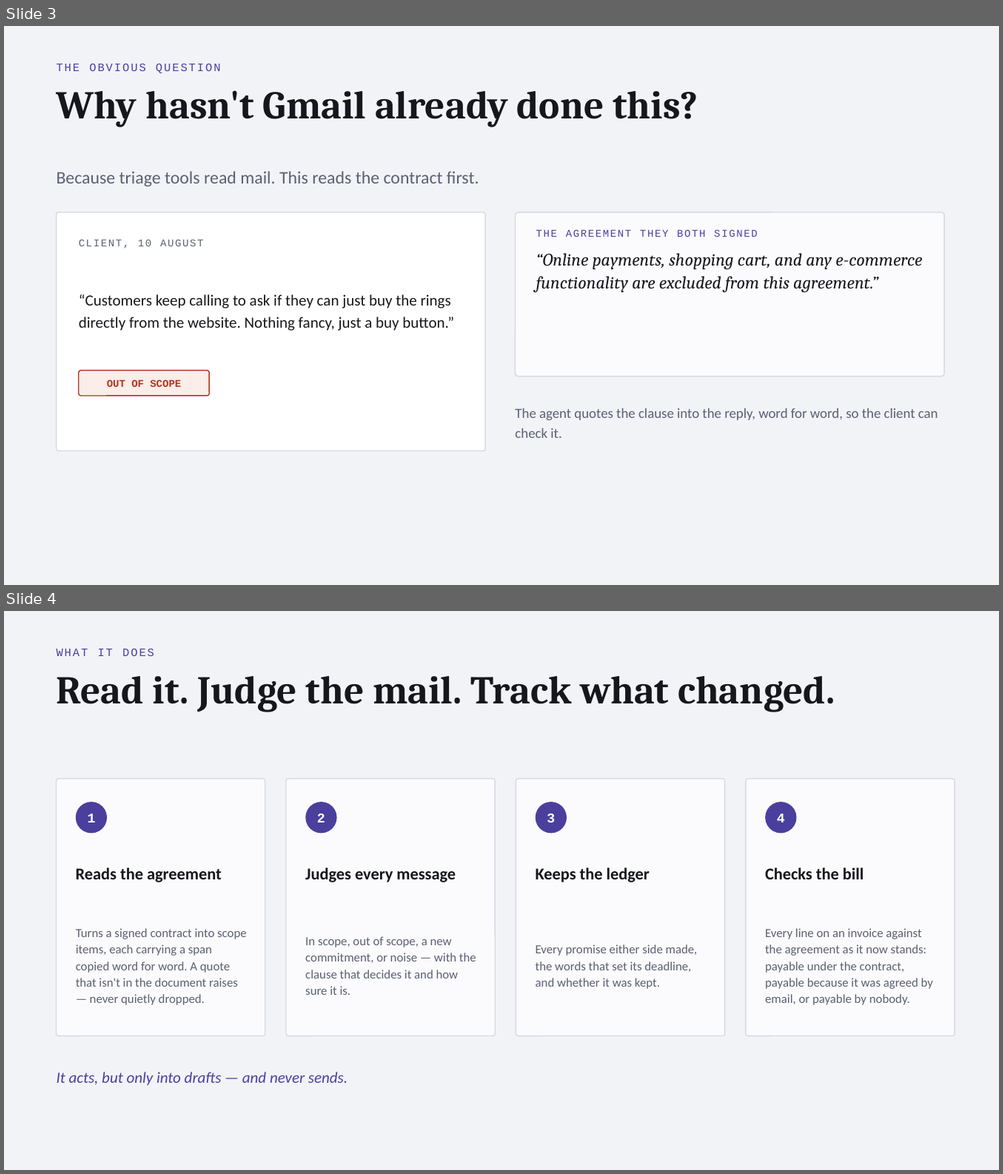
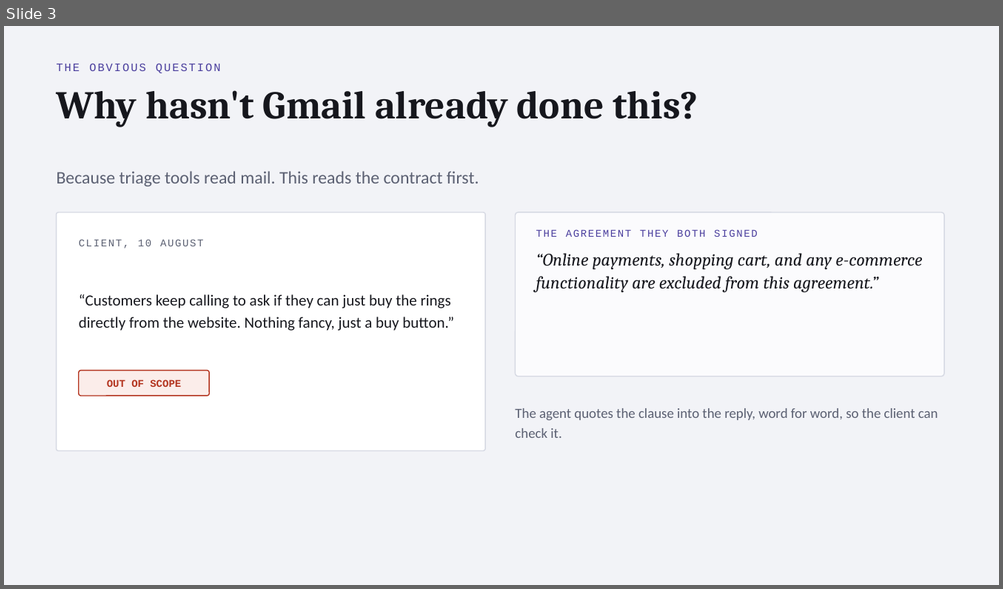
Before and after one commit to AMREESHAYS/chief-of-staff, a slide deck: deck/chief-of-staff.pptx. Shown one above the other, each under a label of ours: slides 3 and 4 before the commit, slide 3 after it. The pictures are 1003x1174 and 1003x589 pixels, drawn with LibreOffice and Linux fonts; fonts in the diff are those of the drawing. Boxes give left, top, right and bottom in pixels: in the first picture for what was removed or moved away, otherwise in the second. Text is boxed around its words. In the diff, an @@ line names an element or a change of style, - is before the commit and + after.

```diff
--- a/deck/chief-of-staff.pptx
+++ b/deck/chief-of-staff.pptx
@@ slide 4 removed at (4, 611, 999, 1170), background #F2F3F7 @@
@@ text removed at (57, 648, 154, 656) @@
-WHAT IT DOES
@@ text removed at (57, 676, 834, 712) @@
-Read it. Judge the mail. Track what changed.
@@ rounded rectangle removed at (57, 779, 265, 1037) @@
@@ rounded rectangle removed at (286, 779, 495, 1037) @@
@@ rounded rectangle removed at (516, 779, 725, 1037) @@
@@ rounded rectangle removed at (745, 779, 955, 1037) @@
@@ ellipse removed at (76, 802, 107, 833) @@
@@ ellipse removed at (305, 802, 337, 833) @@
@@ ellipse removed at (535, 802, 566, 833) @@
@@ ellipse removed at (765, 802, 797, 833) @@
@@ text removed at (88, 814, 96, 823) @@
-1
@@ text removed at (317, 814, 325, 823) @@
-2
@@ text removed at (546, 814, 555, 823) @@
-3
@@ text removed at (777, 814, 785, 823) @@
-4
@@ text removed at (76, 868, 222, 883) @@
-Reads the agreement
@@ text removed at (305, 868, 455, 883) @@
-Judges every message
@@ text removed at (535, 868, 649, 883) @@
-Keeps the ledger
@@ text removed at (765, 868, 863, 880) @@
-Checks the bill
@@ text removed at (76, 928, 247, 1005) @@
-Turns a signed contract into scope items, each carrying a span copied word for word. A quote that isn't in the document raises — never quietly dropped.
@@ text removed at (305, 937, 476, 995) @@
-In scope, out of scope, a new commitment, or noise — with the clause that decides it and how sure it is.
@@ text removed at (765, 928, 933, 1005) @@
-Every line on an invoice against the agreement as it now stands: payable under the contract, payable because it was agreed by email, or payable by nobody.
@@ text removed at (535, 945, 697, 989) @@
-Every promise either side made, the words that set its deadline, and whether it was kept.
@@ text removed at (57, 1072, 347, 1086) @@
-It acts, but only into drafts — and never sends.
```
Also in this commit, not shown: 1 slide changed, 1 slide added, 1 other file.
